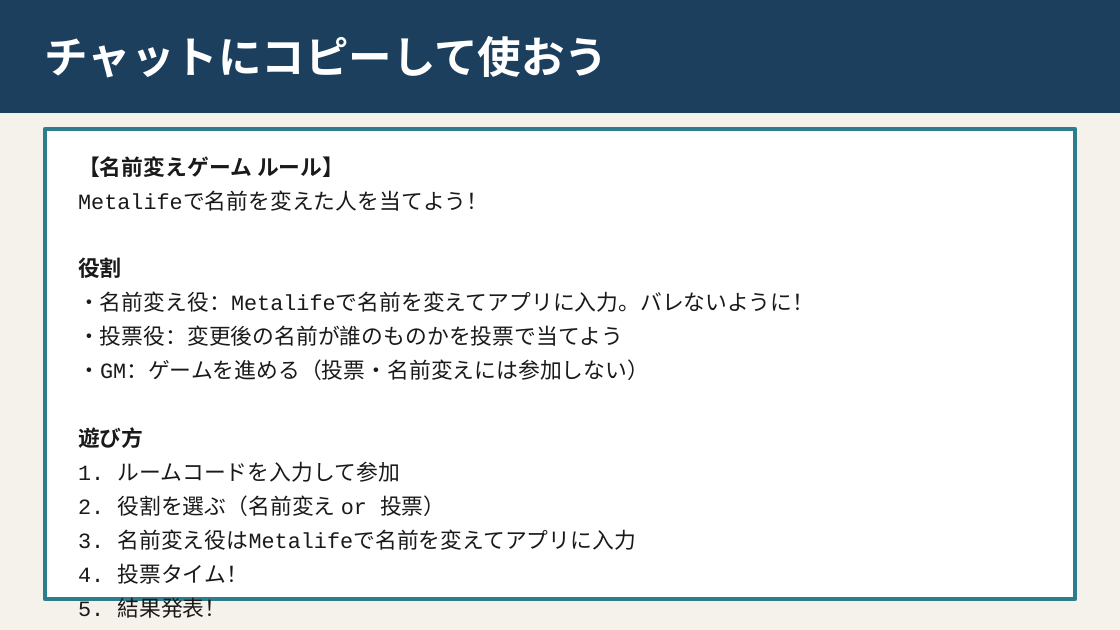
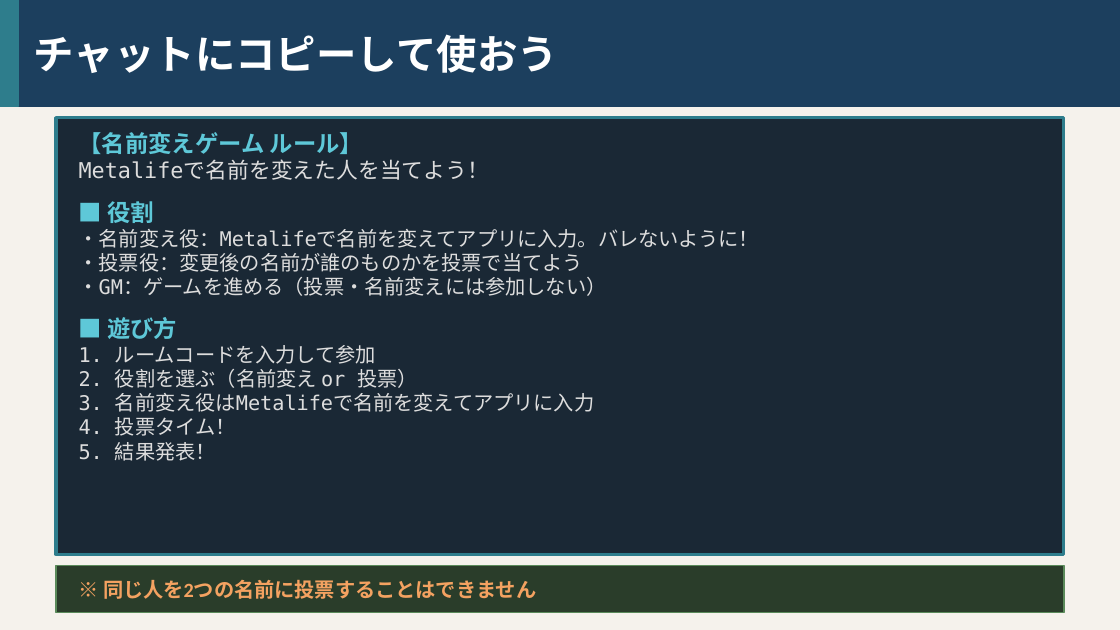
Before and after one commit to tagiiii/roomk-tools, a slide deck: slide 6 of docs/name-change-guide.pptx. Drawn at 1120x630 pixels with LibreOffice and Linux fonts; fonts in the diff are those of the drawing. Boxes give left, top, right and bottom in pixels: in the first picture for what was removed or moved away, otherwise in the second. Text is boxed around its words. In the diff, an @@ line names an element or a change of style, - is before the commit and + after.

```diff
--- a/docs/name-change-guide.pptx
+++ b/docs/name-change-guide.pptx
@@ rectangle: place and size @@
-rectangle at <box>0,0,1120,112</box>
+rectangle at <box>0,0,1120,106</box>
@@ rectangle added at <box>0,0,18,106</box>, fill #2E7D8C, outline #2E7D8C 1 pt @@
@@ text "チャットにコピーして使おう": place and size @@
-text "チャットにコピーして使おう" at <box>45,36,609,78</box>
+text "チャットにコピーして使おう" at <box>34,34,558,73</box>
@@ text "チャットにコピーして使おう" at <box>34,34,558,73</box>: size 28 to 26 pt, font Noto Sans CJK JP to Montserrat @@
@@ rectangle: place and size @@
-rectangle at <box>45,129,1075,599</box>
+rectangle at <box>56,118,1064,554</box>
@@ rectangle at <box>56,118,1064,554</box>: fill #FFFFFF to #1A2835; outline #2E7D8C 2.5 pt to #2E7D8C 2 pt @@
@@ text at <box>79,132,760,461</box>: paragraph removed @@
-※ 同じ人を2つの名前に投票することはできません
@@ text "【名前変えゲーム ルール】": place and size @@
-text "【名前変えゲーム ルール】" at <box>78,156,814,584</box>
+text "【名前変えゲーム ルール】" at <box>79,132,760,461</box>
@@ text at <box>79,132,760,461</box>: size 14 to 15 pt, text colour #1A1A1A to #5EC8D8 in "【名前変えゲーム ルール】"; font Courier New to DejaVu Sans Mono, text colour #1A1A1A to #DDDDDD; size 14 to 13 pt in "・名前変え役：Metalifeで名前を変えてアプリに入力。バレないように！", "・投票役：変更後の名前が誰のものかを投票で当てよう", "・GM：ゲームを進める（投票・名前変えには参加しない）", "1. ルームコードを入力して参加" and 4 more places; line spacing 1.3 to 1 @@
@@ text at <box>107,201,154,223</box>: text changed; size 14 to 15 pt; font Courier New to DejaVu Sans Mono; text colour #1A1A1A to #5EC8D8 @@
-役割
+■ 役割
@@ text at <box>107,317,177,339</box>: text changed; size 14 to 15 pt; font Courier New to DejaVu Sans Mono; text colour #1A1A1A to #5EC8D8 @@
-遊び方
+■ 遊び方
@@ rectangle added at <box>56,566,1064,613</box>, fill #2A3D2A, outline #5A8A5A 1 pt @@
@@ text added at <box>103,580,536,599</box>, 13 pt, text #F4A261, bold @@
+※ 同じ人を2つの名前に投票することはできません
```
Also in this commit, not shown: 5 other slides changed, 2 other files.
